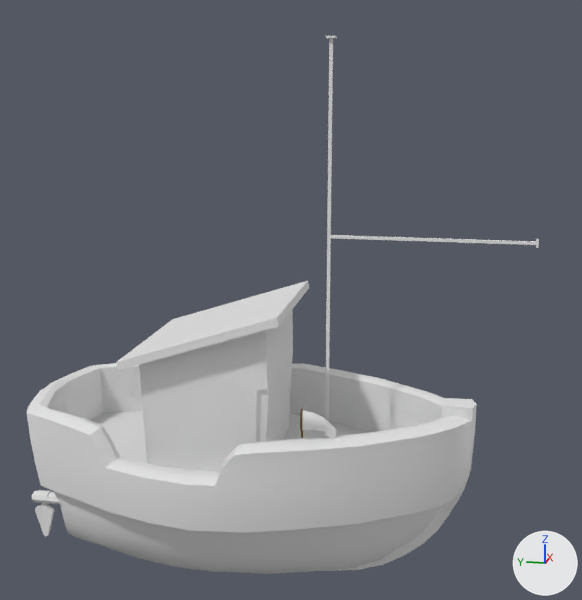
Renders of the Blender file Assets/Models/Memory/boatbase1.blend from each side of a commit.
The view is the same before and after, from a camera (50 mm lens) standing at (-27.9, -4.7, 14.9) and looking at (0.4, 0.9, 7.9). The lights are fixed; the arrows at lower right show +X, +Y and +Z.
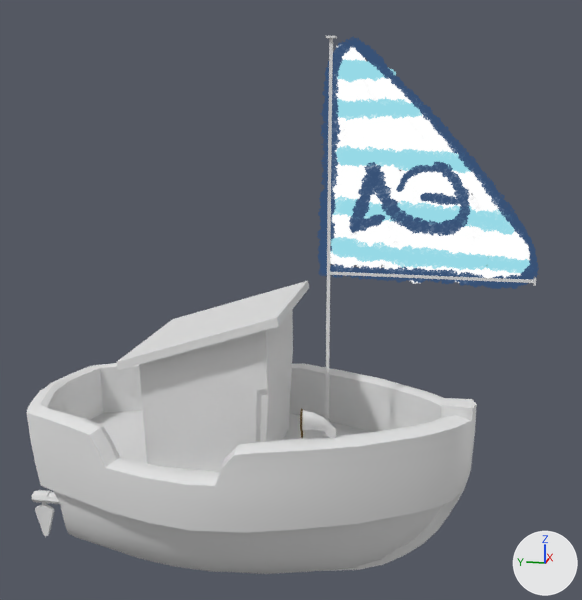
Boxes (x1, y1, x2, y2) around the edits, measured in the pictures (582 x 600 px; the box of a moved part takes in the faces that stretch with it):
'sail', added: after (317, 37, 539, 289)
'Cube.004', reshaped: before (325, 36, 539, 436); after (325, 36, 536, 436)
part 1 of me_cube, moved or reshaped: before (327, 48, 539, 278); after (327, 48, 536, 286)

Edits to the bpy script that builds the scene:
```text
Add img_sail_png:
    img_sail_png = load_image('sail.png', 'sail.png', 1024, 1024, 'sRGB')
Add ng_iap_shadeless:
    ng_iap_shadeless = bpy.data.node_groups.new('IAP_SHADELESS', 'ShaderNodeTree')
    # nodes: BsdfDiffuse, Emission, LightPath, Math, MixShader
Add mat_sail:
    mat_sail = bpy.data.materials.new('sail')
    # uses the picture img_sail_png
Change me_cube:
    where me_cube.from_pydata(...)  # 44 vertices, 42 faces; spans x -0.5..-0.2, y -7.6..-0.4, z 1.8..17.0
    used by ob_cube_004; location = (0.0, 0.0, 0.0)
    me_cube part 1: all 24 vertices in x -0.5..-0.2, y -7.6..-0.5, z 10.3..10.5 are moved by (0.0, 0.0, -1.3)
Add me_sail:
    me_sail.from_pydata(...)  # 4 vertices, 1 face; spans x -0.39, y -8.23..1.36, z 8.71..17.19
    me_sail.materials.append(mat_sail)
Add ob_sail:
    ob_sail = bpy.data.objects.new('sail', me_sail)
    ob_sail.location = (0.0, 0.0, 0.0)
```
